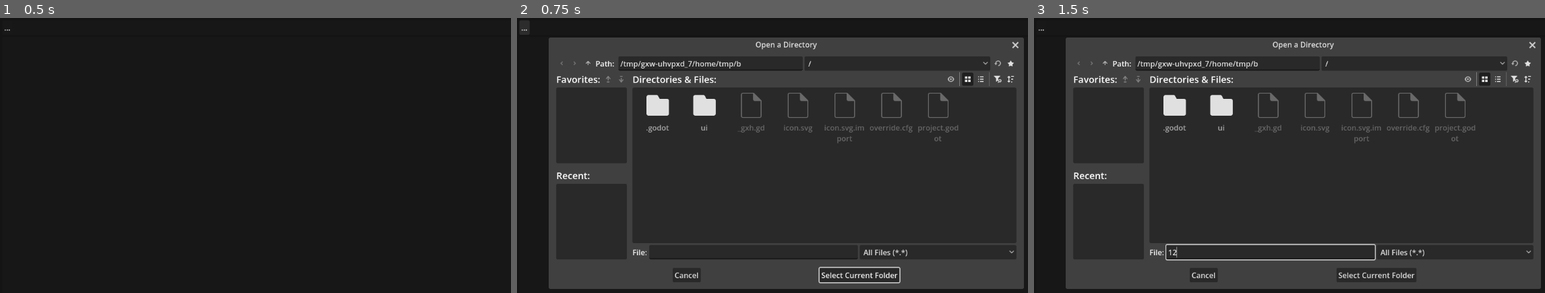
Above: before the commit, frames 1-3 (left to right).
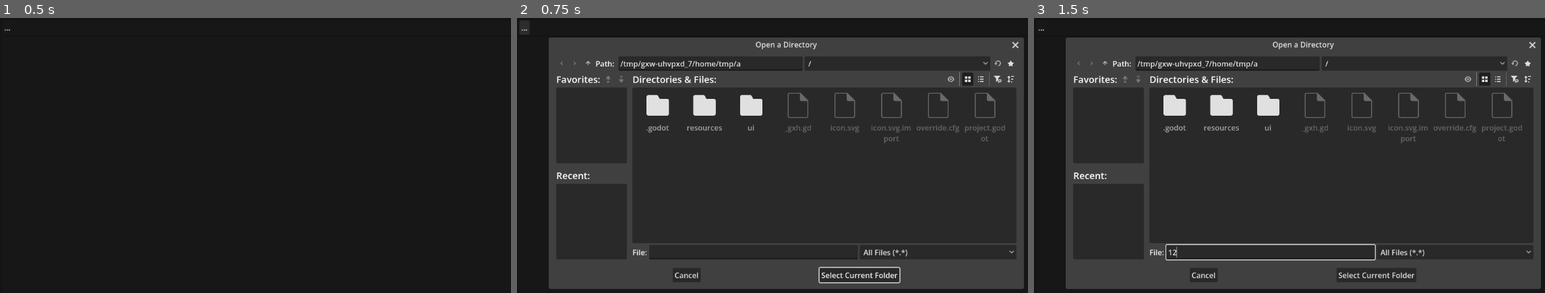
Above: after the commit, the same moments.

Repository: Wcubed/model_organizer
Game: Godot game, scene res://ui/main.tscn
Two runs of this game, one before a commit and one after it. Both use one fixed random seed, a clock stepped at 60 frames per second and the inputs below.
Inputs (mouse positions are in pixels of both pictures, inside the frame that each line leads up to):
- Up to frame 1 (0.5 s): no input
- Up to frame 2 (0.75 s): click "..." at 0.5 s
- Up to frame 3 (1.5 s): click (1269, 251) at 1.27 s; type "12" at 1.35 s

Frame 1 is identical in both runs. In frame 2, 0.9% of the frame differs, in the area x 33-96%, y 15-46%; in frame 3, 0.9%.

Commit message:
Can extract model names

Diff:
--- /dev/null
+++ b/resources/model.gd
@@ -0,0 +1,16 @@
+class_name Model
+extends Resource
+
+## A single model can contain multiple stl files.
+
+@export var directory: String
+@export var name: String
+
+func _init(p_directory = ""):
+	directory = p_directory
+	name = directory.split("/")[-1].split(".")[0]
+
+
+## Scans the model directory for relevant info.
+func scan_directory():
+	pass
--- a/ui/main.gd
+++ b/ui/main.gd
@@ -8,7 +8,8 @@
 ## List of extensions that will be ignored when checking if a folder contains models.
 var ignored_extensions := PackedStringArray([".zip", ".rar", ".orynt3d"])
 var library_dir: String = ""
-var model_dirs := PackedStringArray()
+## All the models found in the library.
+var models: Array[Model] = []
 
 func _ready() -> void:
 	scan_library()
@@ -18,14 +19,14 @@
 		refresh_model_cards()
 		return
 
-	var found_model_dirs := PackedStringArray()
-	scan_directory(library_dir, found_model_dirs)
+	var found_models: Array[Model] = []
+	scan_directory(library_dir, found_models)
 
-	model_dirs = found_model_dirs
+	models = found_models
 
 	refresh_model_cards()
 
-func scan_directory(path: String, found_model_dirs: PackedStringArray):
+func scan_directory(path: String, found_models: Array[Model]):
 	var dir = DirAccess.open(path)
 	if !dir:
 		return
@@ -36,13 +37,14 @@
 
 	if files.size() > 0:
 		# Model directory
-		found_model_dirs.append(path)
+		var new_model = Model.new(path)
+		found_models.append(new_model)
 	else:
 		# Might contain sub directories
 		var subdirs = dir.get_directories()
 		for subdir in subdirs:
 			var new_path = "%s/%s" % [path, subdir]
-			scan_directory(new_path, found_model_dirs)
+			scan_directory(new_path, found_models)
 
 ## Clears the model cards and displays the currently found models.
 func refresh_model_cards():
@@ -50,8 +52,9 @@
 		model_cards.remove_child(card)
 		card.queue_free()
 
-	for model in model_dirs:
+	for model in models:
 		var new_card = model_card_scene.instantiate()
+		new_card.model = model
 		model_cards.add_child(new_card)
 
 ## Returns true if the file should be included, false otherwise.
--- a/ui/main.tscn
+++ b/ui/main.tscn
@@ -59,7 +59,7 @@
 
 [node name="FolderDialog" type="FileDialog" parent="." unique_id=1589698455]
 oversampling_override = 1.0
-title = "Select Library Folder"
+title = "Open a Directory"
 initial_position = 1
 size = Vector2i(1000, 500)
 file_mode = 2
--- /dev/null
+++ b/ui/model_card.gd
@@ -0,0 +1,10 @@
+extends PanelContainer
+
+## Set this before adding this node to the scene tree.
+@export var model: Model = null
+
+func _ready() -> void:
+	if !model:
+		return
+
+	%Name.text = model.name
--- a/ui/model_card.tscn
+++ b/ui/model_card.tscn
@@ -1,4 +1,6 @@
 [gd_scene format=3 uid="uid://bewt4od0yhro6"]
+
+[ext_resource type="Script" uid="uid://c18vqwdcnwhw1" path="res://ui/model_card.gd" id="1_v1j2q"]
 
 [node name="ModelCard" type="PanelContainer" unique_id=1605879074]
 anchors_preset = 15
@@ -6,10 +8,21 @@
 anchor_bottom = 1.0
 grow_horizontal = 2
 grow_vertical = 2
+script = ExtResource("1_v1j2q")
 
-[node name="ColorRect" type="ColorRect" parent="." unique_id=1371519885]
-custom_minimum_size = Vector2(100, 100)
+[node name="VBoxContainer" type="VBoxContainer" parent="." unique_id=268130598]
+layout_mode = 2
+
+[node name="ColorRect" type="ColorRect" parent="VBoxContainer" unique_id=1371519885]
+custom_minimum_size = Vector2(200, 200)
 layout_mode = 2
 size_flags_horizontal = 4
 size_flags_vertical = 4
 color = Color(0.84751576, 0.54441905, 0.5297068, 1)
+
+[node name="Name" type="Label" parent="VBoxContainer" unique_id=695506317]
+unique_name_in_owner = true
+layout_mode = 2
+text = "Name"
+clip_text = true
+text_overrun_behavior = 1
Not shown, added: resources/model.gd.uid
Not shown, added: ui/model_card.gd.uid
